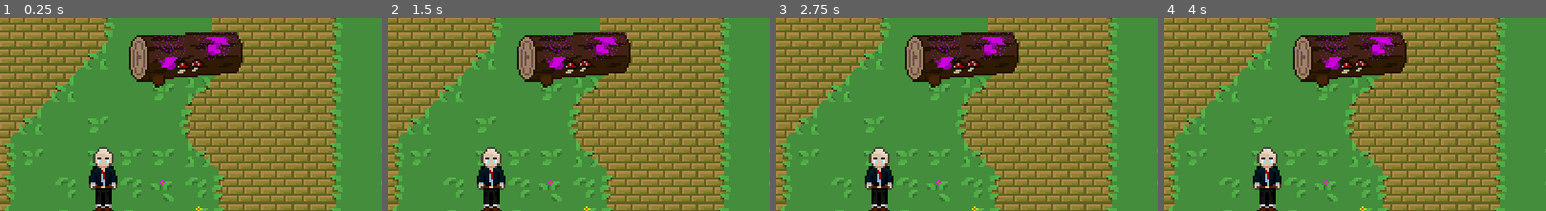
Above: before the commit, frames 1-4 (left to right).
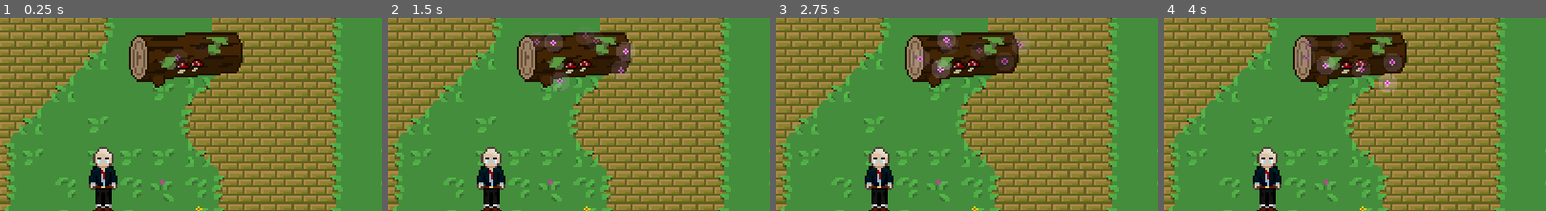
Above: after the commit, the same moments.

Repository: rakthalekk/CSC281-Project
Game: Godot game, scene res://src/Main.tscn
Same seed, same stepped clock (60 frames per second), same inputs: the game is played once before the commit and once after it. The engine's default icon, where the game draws it, is replaced by a stand-in: a white triangle on a blue panel in a dark square.
Inputs (mouse positions are % of the whole screen's width and height, from its top left):
- Up to frame 1 (0.25 s): no input
- Up to frame 2 (1.5 s): click (29, 91) at 0.5 s; click (39, 92) at 1.25 s
- Up to frame 3 (2.75 s): click (50, 91) at 2 s
- Up to frame 4 (4 s): click (60, 92) at 2.75 s; click (71, 90) at 3.5 s
The pictures show only the part of the screen within x 37-87%, y 0-50%; the shares and areas given below are measured in that part.

The runs differ from the first frame. In frame 1, 1.0% of the frame differs, in the area x 34-63%, y 7-28%; in frame 2, 2.6%, in the area x 34-65%, y 7-38%; in frame 3, 2.3%; in frame 4, 2.4%.

Commit message:
Added particles to fairy log

Diff:
--- a/281-Project/src/Fairy Dust Tree.gd
+++ b/281-Project/src/Fairy Dust Tree.gd
@@ -9,6 +9,7 @@
 
 
 onready var sprite = $Sprite
+onready var particles = $Particles2D
 onready var parent = $"../.."
 onready var respawnTimer = $"Respawn Timer"
 
@@ -23,6 +24,7 @@
 
 func _ready():
 	yield(parent, "ready")
+	canHarvest = true
 	parent.update_log_navigation(global_position)
 
 func harvested(body):
@@ -30,6 +32,8 @@
 	canHarvest = false
 	body.harvest_fairy_dust = false
 	sprite.texture = cooldownTexture
+	particles.emitting = false
+	particles.amount = 0
 	var waitTime = rng.randi_range(logCooldown[0],logCooldown[1])
 	respawnTimer.wait_time = waitTime
 	respawnTimer.start()
@@ -38,7 +42,8 @@
 	if(entity != null):
 		entity.harvest_fairy_dust = true
 	canHarvest = true
-	sprite.texture = spawnedTexture
+	sprite.texture = cooldownTexture
+	particles.emitting = true
 
 
 func _on_HarvestArea_body_entered(body):
--- a/281-Project/src/Fairy Log.tscn
+++ b/281-Project/src/Fairy Log.tscn
@@ -1,13 +1,32 @@
-[gd_scene load_steps=5 format=2]
+[gd_scene load_steps=9 format=2]
 
 [ext_resource path="res://src/Fairy Dust Tree.gd" type="Script" id=1]
-[ext_resource path="res://assets/Map Elements/fairylogColored.png" type="Texture" id=2]
+[ext_resource path="res://assets/Map Elements/fairylog.png" type="Texture" id=2]
+[ext_resource path="res://assets/Resources/fairy.png" type="Texture" id=3]
 
 [sub_resource type="RectangleShape2D" id=1]
 extents = Vector2( 112, 24 )
 
 [sub_resource type="RectangleShape2D" id=2]
 extents = Vector2( 140, 60 )
+
+[sub_resource type="Gradient" id=4]
+offsets = PoolRealArray( 0, 0.371237, 2 )
+colors = PoolColorArray( 0, 0, 0, 0, 1, 1, 1, 1, 0, 0, 0, 0 )
+
+[sub_resource type="GradientTexture" id=5]
+gradient = SubResource( 4 )
+
+[sub_resource type="ParticlesMaterial" id=3]
+emission_shape = 2
+emission_box_extents = Vector3( 100, 50, 1 )
+flag_disable_z = true
+spread = 102.89
+gravity = Vector3( 0, 0, 0 )
+initial_velocity = 17.54
+orbit_velocity = 0.0
+orbit_velocity_random = 0.0
+color_ramp = SubResource( 5 )
 
 [node name="Fairy Log" type="StaticBody2D"]
 collision_layer = 16
@@ -30,6 +49,12 @@
 position = Vector2( 4, 4 )
 shape = SubResource( 2 )
 
+[node name="Particles2D" type="Particles2D" parent="."]
+position = Vector2( 3, -1 )
+visibility_rect = Rect2( -140, -250, 280, 300 )
+process_material = SubResource( 3 )
+texture = ExtResource( 3 )
+
 [connection signal="timeout" from="Respawn Timer" to="." method="_on_Respawn_Timer_timeout"]
 [connection signal="body_entered" from="HarvestArea" to="." method="_on_HarvestArea_body_entered"]
 [connection signal="body_exited" from="HarvestArea" to="." method="_on_HarvestArea_body_exited"]
Binary file added: 281-Project/assets/Resources/fairy.png
Not shown, added: 281-Project/assets/Resources/fairy.png.import
